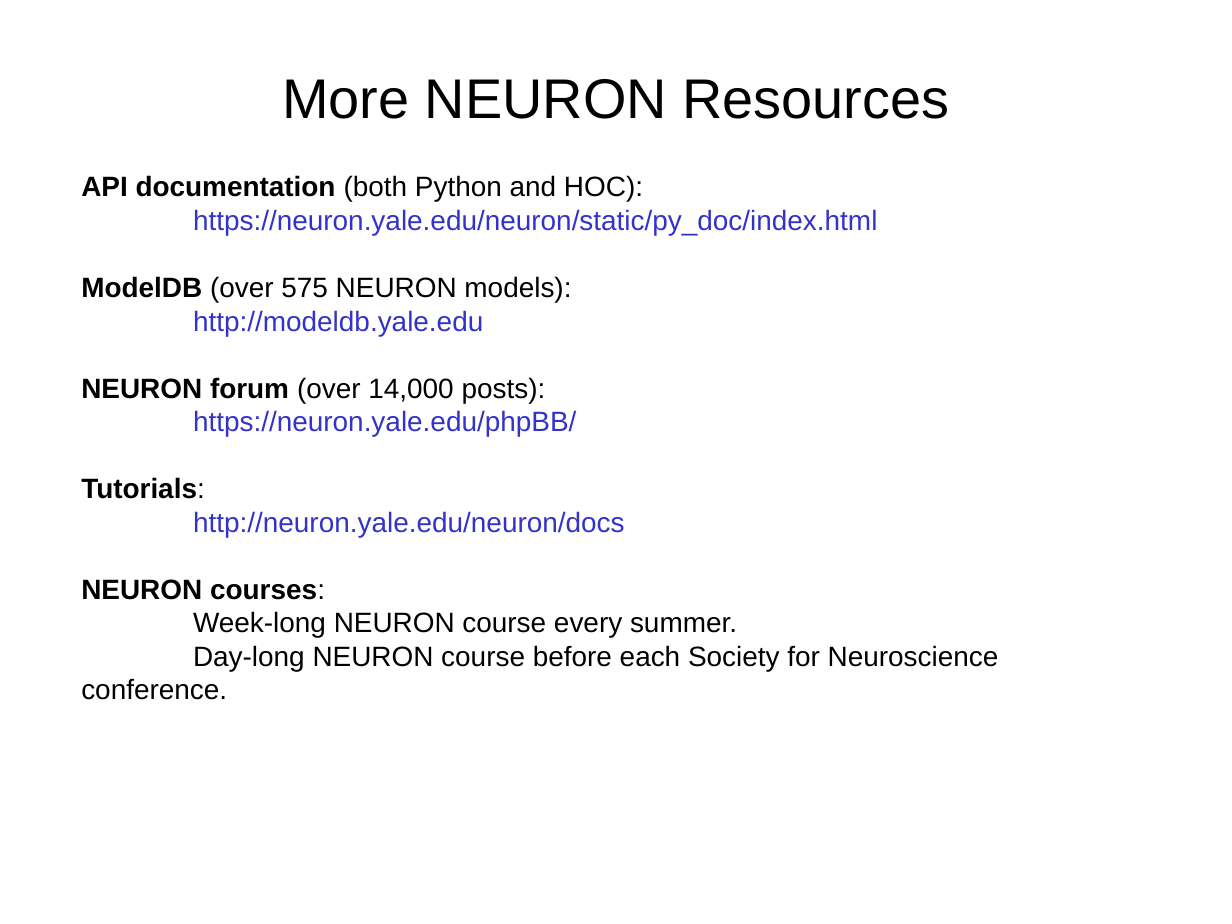
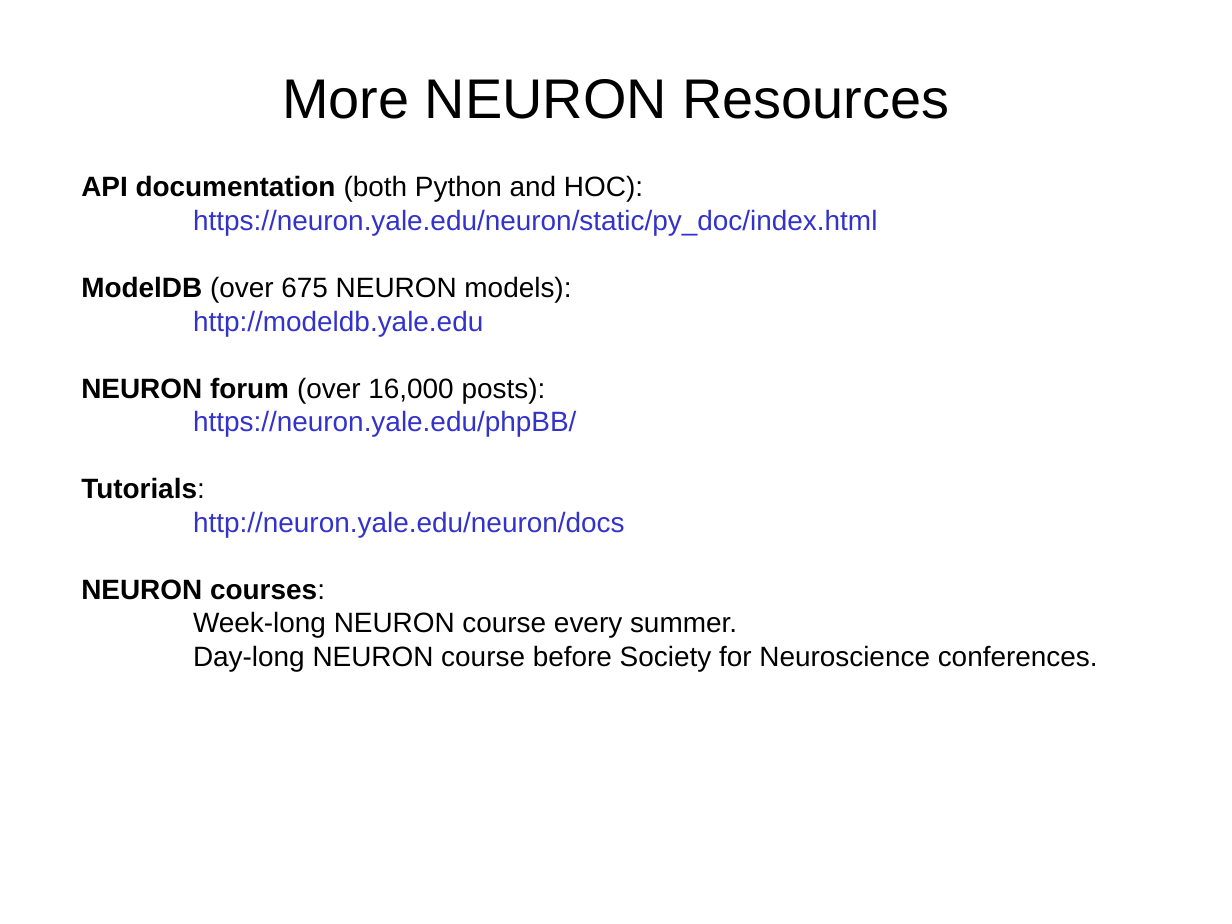
Before and after one commit to NeuralEnsemble/NeuroinformaticsTutorial, a slide deck: slide 4 of Part_1_Resources_for_computational_modellers/4_Simulation_environments/1_NEURON.pptx. Drawn at 1232x924 pixels with LibreOffice and Linux fonts; fonts in the diff are those of the drawing. Boxes give left, top, right and bottom in pixels: in the first picture for what was removed or moved away, otherwise in the second. Text is boxed around its words. In the diff, an @@ line names an element or a change of style, - is before the commit and + after.

```diff
--- a/Part_1_Resources_for_computational_modellers/4_Simulation_environments/1_NEURON.pptx
+++ b/Part_1_Resources_for_computational_modellers/4_Simulation_environments/1_NEURON.pptx
@@ text at [81,276,571,302]: text changed @@
-ModelDB (over 575 NEURON models):
+ModelDB (over 675 NEURON models):
@@ text at [81,377,546,403]: text changed @@
-NEURON forum (over 14,000 posts):
+NEURON forum (over 16,000 posts):
@@ text at [193,645,1098,671]: text changed @@
-Day-long NEURON course before each Society for Neuroscience conference.
+Day-long NEURON course before Society for Neuroscience conferences.
```
Also in this commit, not shown: 1 other slide changed.
